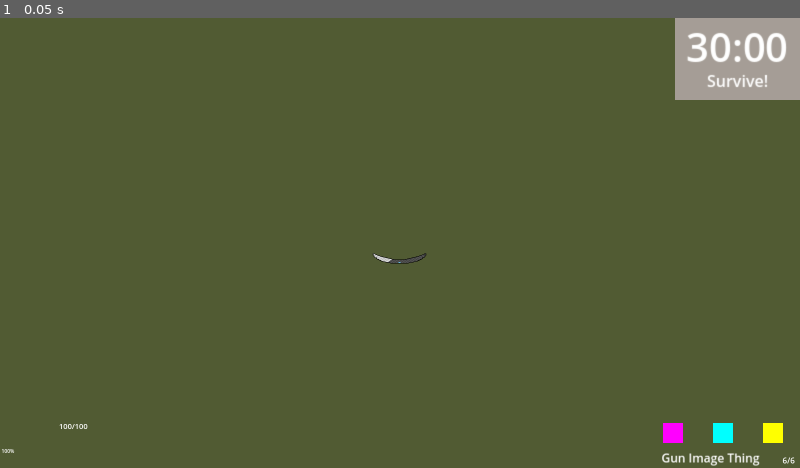
Above: before the commit, frame 1.
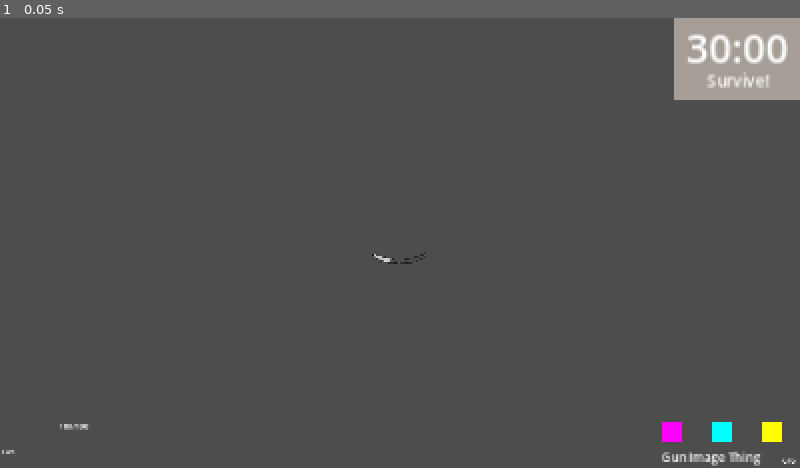
Above: after the commit, the same moment.

Repository: SamNWSC/Goddot_test
Game: Godot game, scene res://Scenes/ui.tscn
Two runs of this game, one before a commit and one after it. Both use one fixed random seed, a clock stepped at 60 frames per second and the inputs below. This scene is started directly instead of the project's main scene.
Inputs:
- Up to frame 1 (0.05 s): no input

The runs differ from the first frame. In frame 1, 97% of the frame differs, in the area x 0-100%, y 0-100%.

Commit message:
fixed ui issue

Diff:
--- a/Scenes/ui.tscn
+++ b/Scenes/ui.tscn
@@ -23,7 +23,7 @@
 anchor_bottom = 1.0
 grow_horizontal = 2
 grow_vertical = 2
-color = Color(0.318174, 0.356799, 0.201386, 1)
+color = Color(0.317647, 0.356863, 0.2, 0)
 
 [node name="GridContainer" type="GridContainer" parent="."]
 layout_mode = 1
--- a/project.godot
+++ b/project.godot
@@ -19,6 +19,7 @@
 
 window/size/viewport_width=1600
 window/size/viewport_height=900
+window/stretch/mode="canvas_items"
 
 [dotnet]
 
